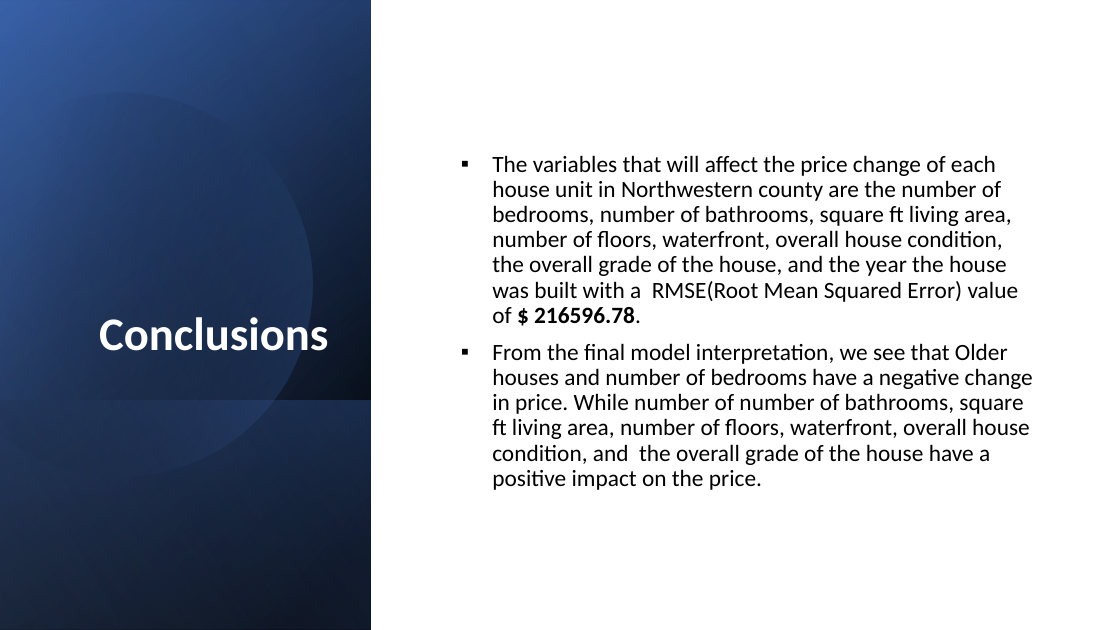
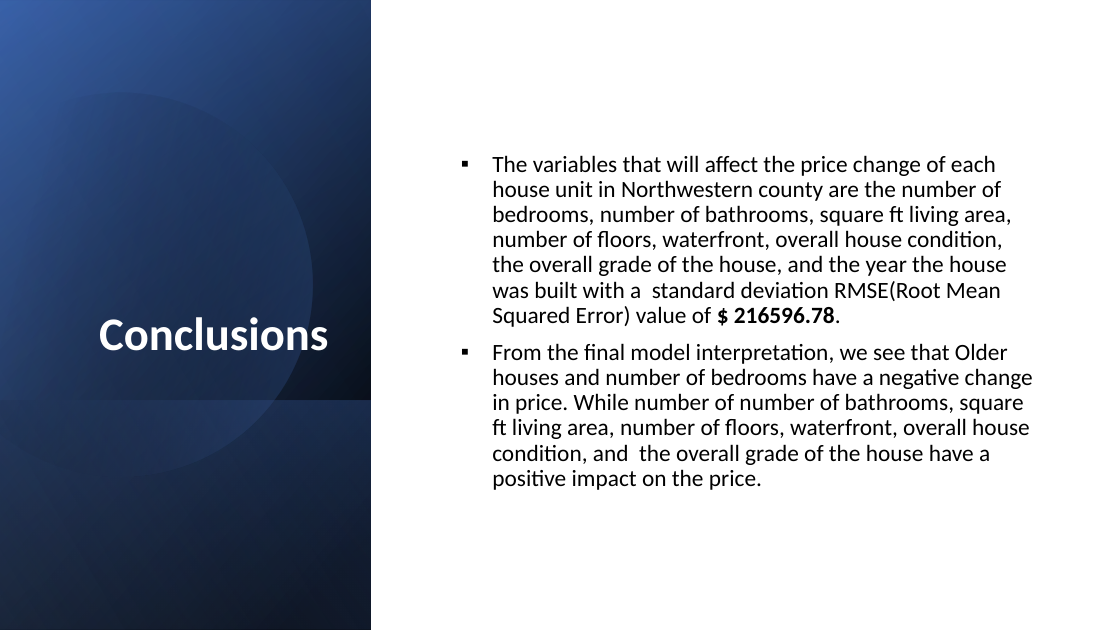
Before and after one commit to penina26/dsc-phase-2-project, a slide deck: slide 8 of Analysis of House Sales.pptx. Drawn at 1120x630 pixels with LibreOffice and Linux fonts; fonts in the diff are those of the drawing. Boxes give left, top, right and bottom in pixels: in the first picture for what was removed or moved away, otherwise in the second. Text is boxed around its words. In the diff, an @@ line names an element or a change of style, - is before the commit and + after.

```diff
--- a/Analysis of House Sales.pptx
+++ b/Analysis of House Sales.pptx
@@ subtitle at [492,155,1012,327]: text changed @@
-▪ The variables that will affect the price change of each house unit in Northwestern county are the number of bedrooms, number of bathrooms, square ft living area, number of floors, waterfront, overall house condition, the overall grade of the house, and the year the house was built with a RMSE(Root Mean Squared Error) value of $ 216596.78.
+▪ The variables that will affect the price change of each house unit in Northwestern county are the number of bedrooms, number of bathrooms, square ft living area, number of floors, waterfront, overall house condition, the overall grade of the house, and the year the house was built with a standard deviation RMSE(Root Mean Squared Error) value of $ 216596.78.
```
Also in this commit, not shown: 1 other slide changed, 1 other file.
